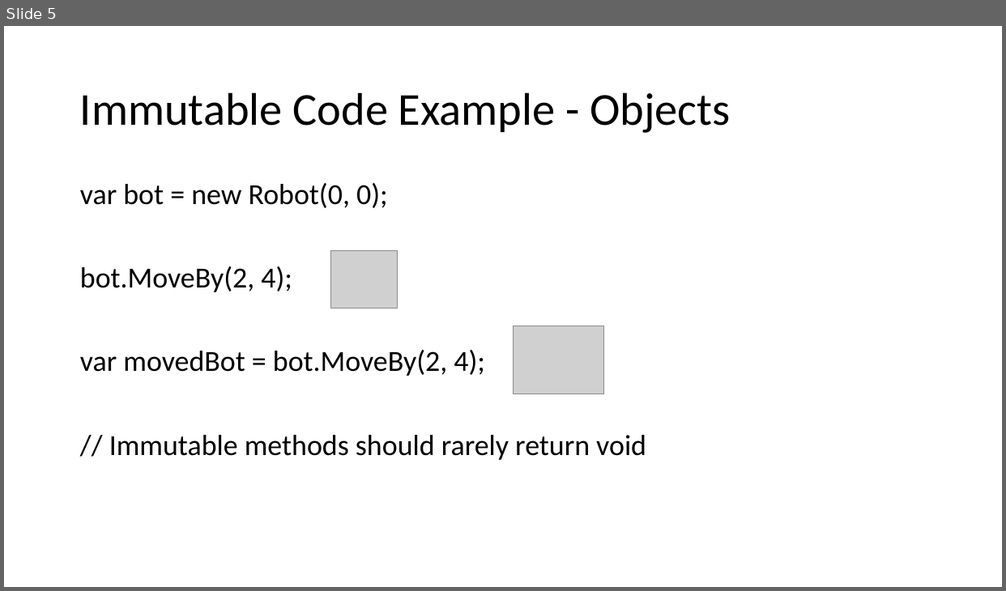
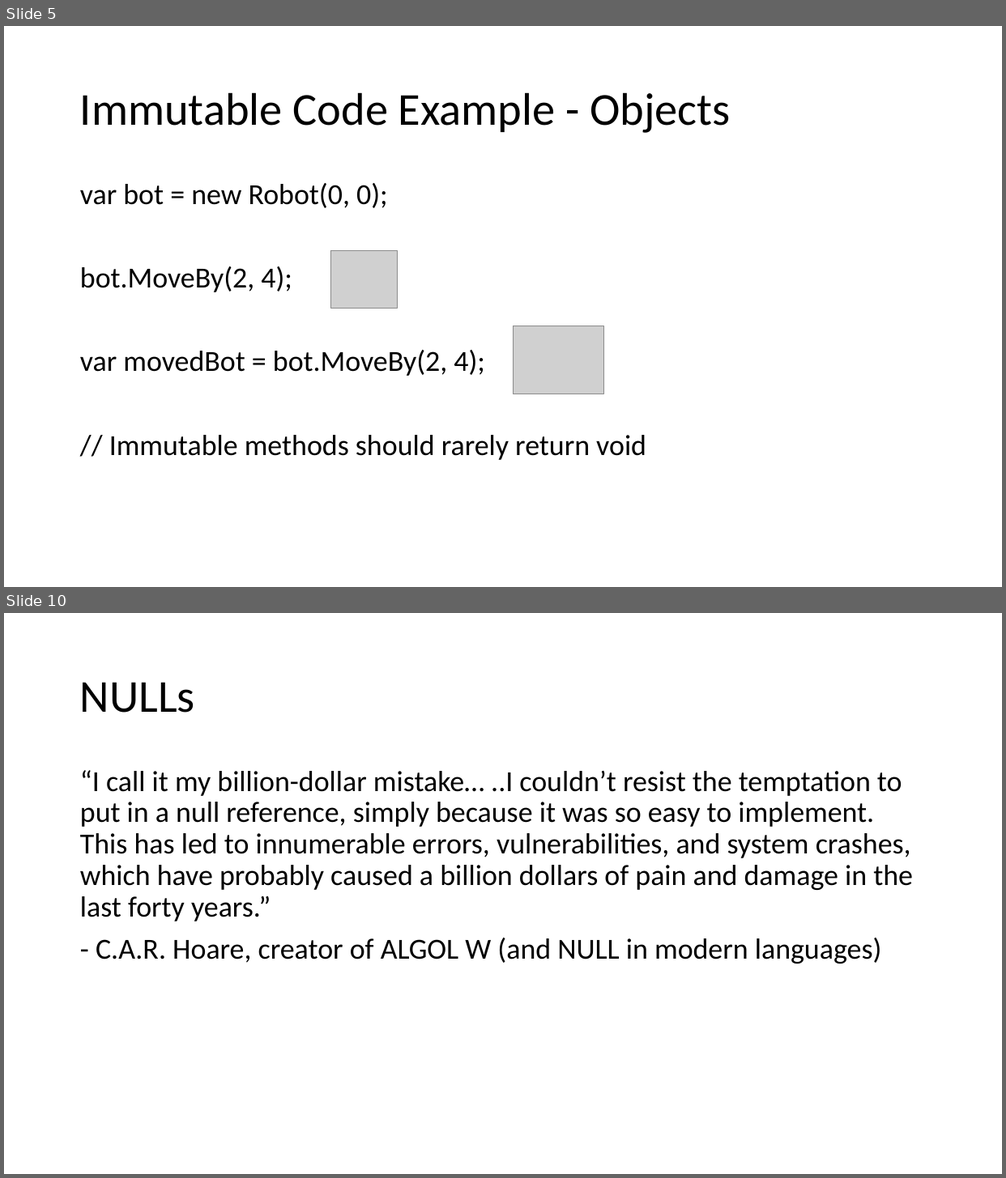
Before and after one commit to relentless/ImmutabilityDojo, a slide deck: Immutability Dojo.pptx. Shown one above the other, each under a label of ours: slide 5 before the commit, slides 5 and 10 after it; the slides between them are not shown. The pictures are 1006x591 and 1006x1178 pixels, drawn with LibreOffice and Linux fonts; fonts in the diff are those of the drawing; grey boxes stand for pictures. Boxes give left, top, right and bottom in pixels: in the first picture for what was removed or moved away, otherwise in the second. Text is boxed around its words. In the diff, an @@ line names an element or a change of style, - is before the commit and + after.

```diff
--- a/Immutability Dojo.pptx
+++ b/Immutability Dojo.pptx
@@ slide 10 added at (4, 613, 1002, 1174), background #FFFFFF @@
@@ title added at (80, 682, 195, 713), 44 pt, text #000000 @@
+NULLs
@@ text added at (80, 770, 913, 964), 28 pt, text #000000 @@
+“I call it my billion-dollar mistake… ..I couldn’t resist the temptation to put in a null reference, simply because it was so easy to implement. This has led to innumerable errors, vulnerabilities, and system crashes, which have probably caused a billion dollars of pain and damage in the last forty years.”
+- C.A.R. Hoare, creator of ALGOL W (and NULL in modern languages)
```
Also in this commit, not shown: 4 slides changed, 4 other slides added, 1 other file.
